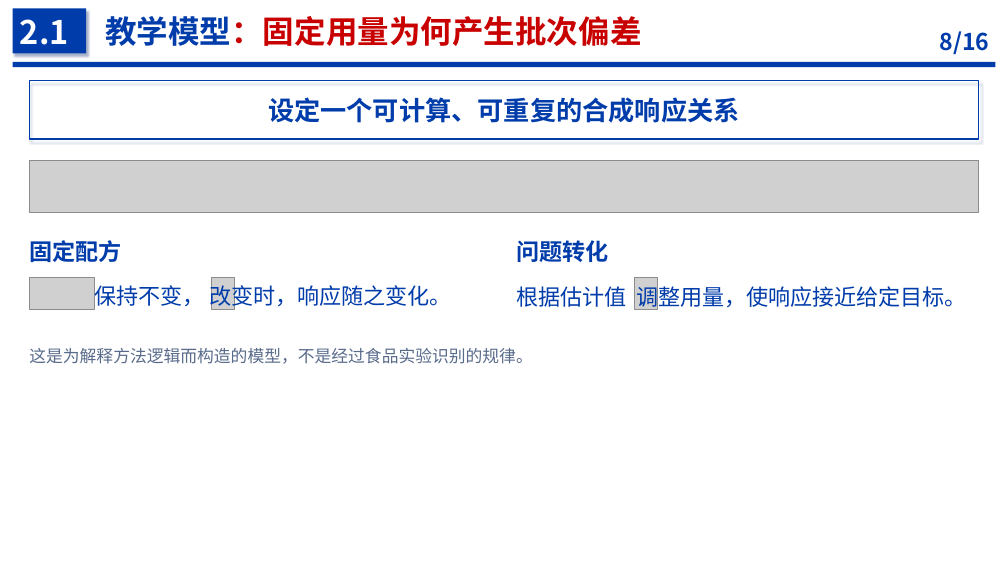
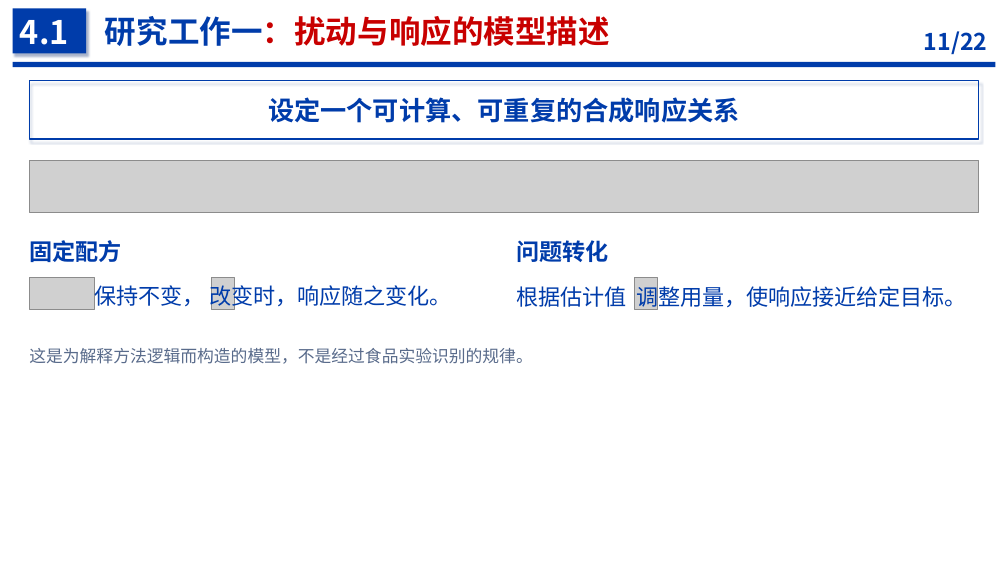
Before and after one commit to PaoShou-China/thesis-defense-slidev, a slide deck: slide 11 of template/examples/tomato/tomato-research.pptx (slide 8 before the commit). Drawn at 1008x567 pixels with LibreOffice and Linux fonts; fonts in the diff are those of the drawing; grey boxes stand for pictures. Boxes give left, top, right and bottom in pixels: in the first picture for what was removed or moved away, otherwise in the second. Text is boxed around its words. In the diff, an @@ line names an element or a change of style, - is before the commit and + after.

```diff
--- a/template/examples/tomato/tomato-research.pptx
+++ b/template/examples/tomato/tomato-research.pptx
@@ text at (20,20,69,45): text changed @@
-2.1
+4.1
@@ text at (105,16,610,46): text changed @@
-教学模型：固定用量为何产生批次偏差
+研究工作一：扰动与响应的模型描述
@@ text at (924,31,987,55): text changed @@
-8/16
+11/22
```
Also in this commit, not shown: 11 other slides changed, 8 slides added, 2 slides removed, 44 other files.
